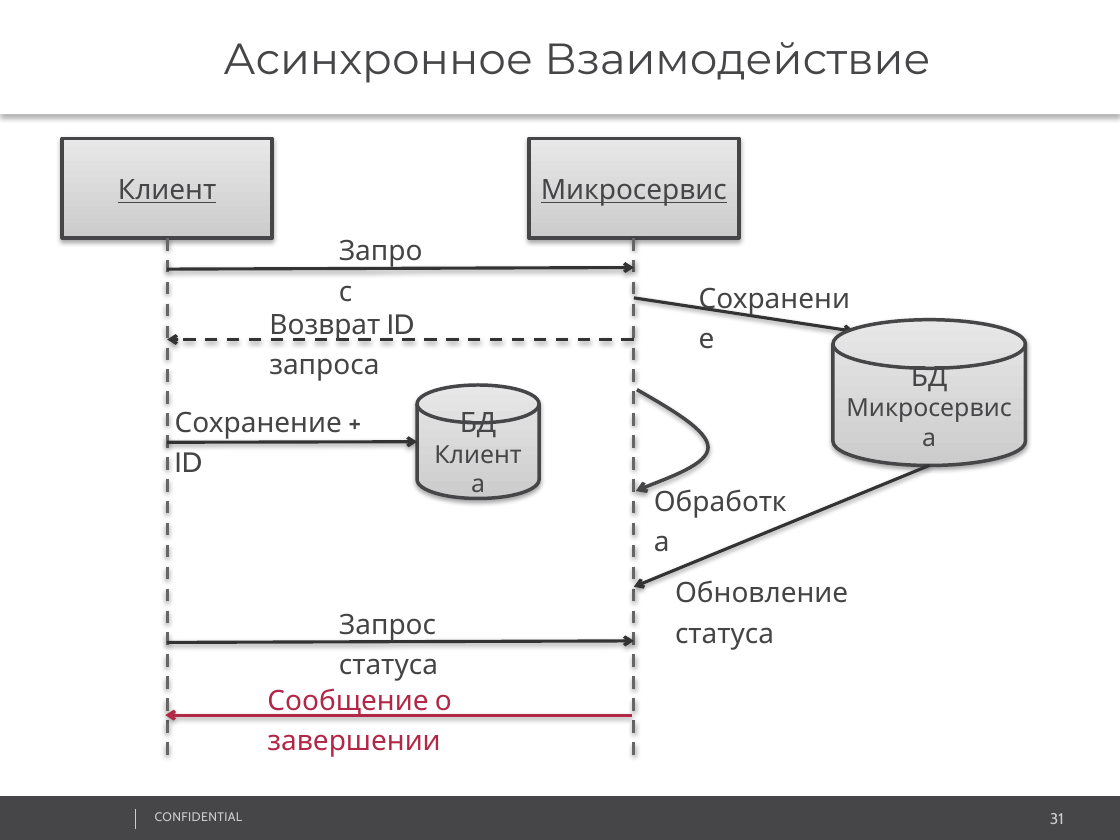
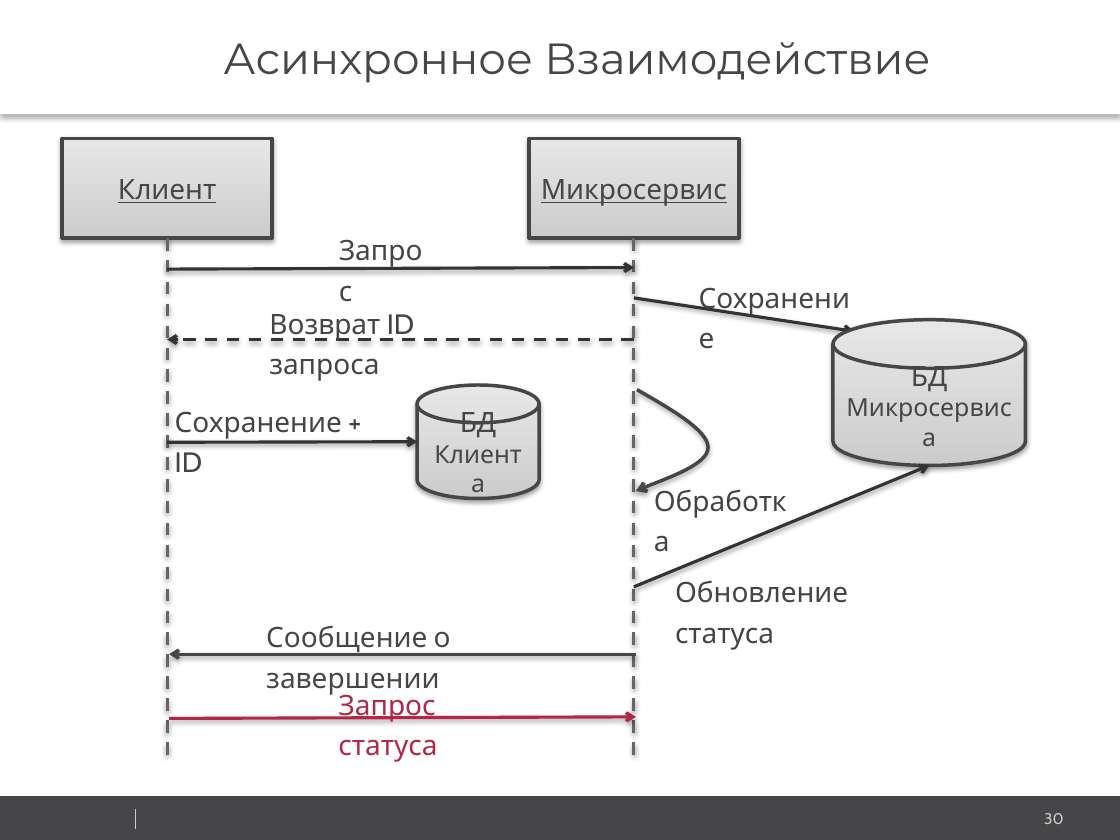
Before and after one commit to vitali-kviatkouski/personal, a slide deck: slide 30 of Microservices_Template.pptx (slide 31 before the commit). Drawn at 1120x840 pixels with LibreOffice and Linux fonts; fonts in the diff are those of the drawing; background and template pictures are left out. Boxes give left, top, right and bottom in pixels: in the first picture for what was removed or moved away, otherwise in the second. Text is boxed around its words. In the diff, an @@ line names an element or a change of style, - is before the commit and + after.

```diff
--- a/Microservices_Template.pptx
+++ b/Microservices_Template.pptx
@@ arrow (634, 587) - (930, 466): arrowheads changed @@
@@ text "Сообщение о завершении": place and size @@
-text "Сообщение о завершении" at bbox=[267, 688, 452, 757]
+text "Сообщение о завершении" at bbox=[266, 625, 451, 695]
@@ text "Сообщение о завершении" at bbox=[266, 625, 451, 695]: text colour #B22746 to #464547 @@
@@ arrow moved from (167, 643) - (634, 641) to (636, 654) - (169, 654) @@
@@ arrow (636, 654) - (169, 654): stroke #333333 2 pt to #464547 2 pt @@
@@ text "Запрос статуса": place and size @@
-text "Запрос статуса" at bbox=[339, 613, 438, 681]
+text "Запрос статуса" at bbox=[338, 688, 437, 762]
@@ text "Запрос статуса" at bbox=[338, 688, 437, 762]: text colour #444444 to #B22746 @@
@@ arrow moved from (632, 716) - (166, 716) to (169, 718) - (636, 717) @@
@@ text removed at bbox=[155, 812, 242, 821] @@
-CONFIDENTIAL
@@ page number at bbox=[1044, 813, 1064, 824]: text changed @@
-31
+30
```
Also in this commit, not shown: 41 other slides changed, 1 slide removed.
